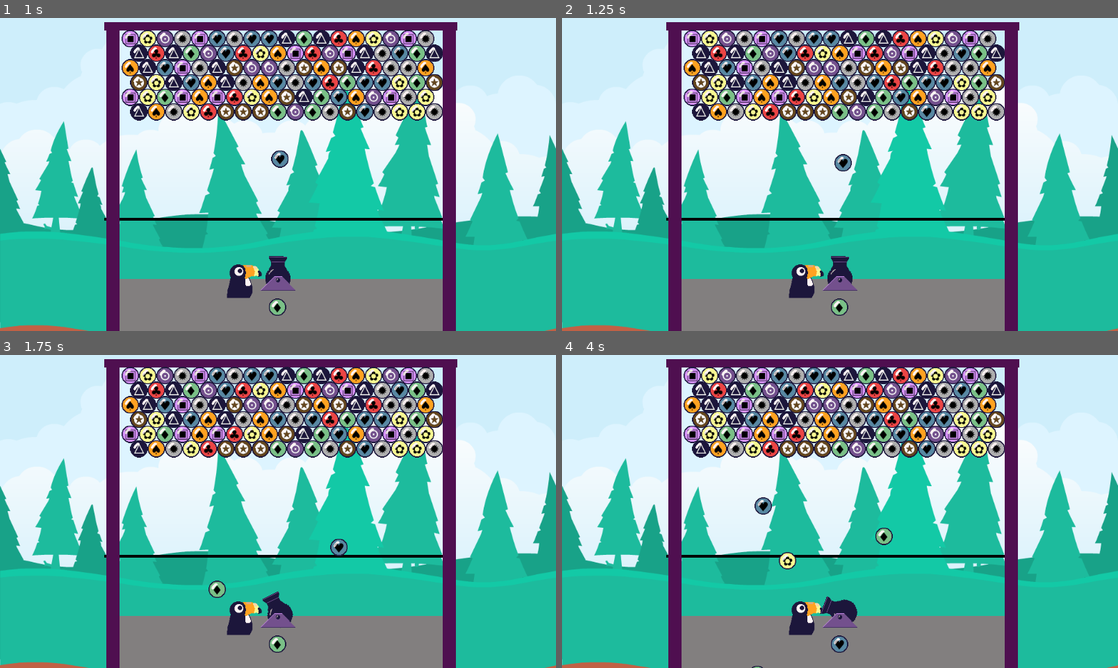
Above: before the commit, frames 1-4 (two rows, left to right).
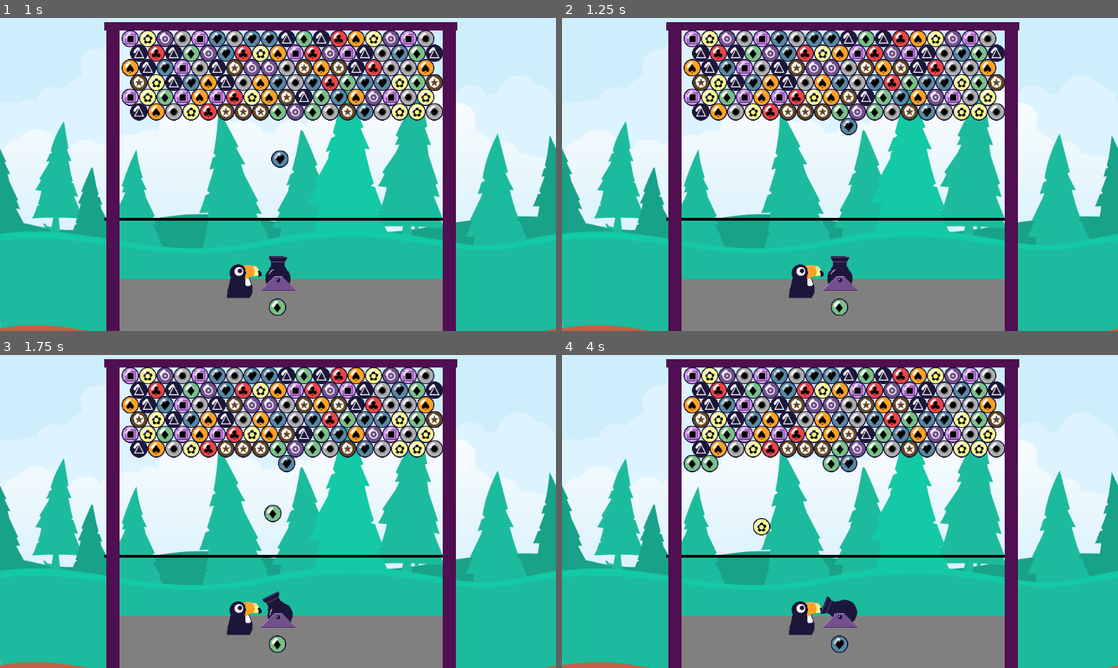
Above: after the commit, the same moments.

Repository: YannBurrett/ToucyBubble
Game: Godot game, scene res://Level/Level.tscn
Same seed, same stepped clock (60 frames per second), same inputs: the game is played once before the commit and once after it.
Inputs:
- Up to frame 1 (1 s): tap Enter at 0.5 s; hold E (Nudge_Right) from 0.53 s (still down); hold Space (Fire) from 0.53 s (still down)
- Up to frame 2 (1.25 s): keep holding E (Nudge_Right); keep holding Space (Fire)
- Up to frame 3 (1.75 s): release E (Nudge_Right) at 1.28 s; release Space (Fire) at 1.28 s; hold A (Left) from 1.28 s (still down); tap Space (Fire) at 1.35 s
- Up to frame 4 (4 s): release A (Left) at 2.03 s; hold Space (Fire) 2.03-2.78 s; hold E (Nudge_Right) 2.03-3.53 s; tap Space (Fire) at 2.85 s; hold A (Left) from 3.53 s (still down); hold Space (Fire) from 3.53 s (still down)

Frame 1 is identical in both runs. In frame 2, 0.3% of the frame differs, in the area x 49-54%, y 31-50%; in frame 3, 0.6%; in frame 4, 1.1%, in the area x 21-60%, y 31-100%.

Commit message:
12 From RigidBody to Tilemap Bubbles

Diff:
--- a/Bubbles/Bubble.gd
+++ b/Bubbles/Bubble.gd
@@ -1,8 +1,19 @@
 extends RigidBody2D
 
 var type = 0 setget change_colour
+
+signal bubble_stopped
 
 
 func change_colour(number:int):
 	type = number
 	$Sprite.frame = type
+
+
+func _on_Bubble_body_entered(body):
+	if body.collision_layer > 1:
+		lock_bubble()
+
+
+func lock_bubble():
+	emit_signal("bubble_stopped", position, self, type)
--- a/Bubbles/Bubble.tscn
+++ b/Bubbles/Bubble.tscn
@@ -8,7 +8,7 @@
 bounce = 1.0
 
 [sub_resource type="CircleShape2D" id=1]
-radius = 16.0
+radius = 8.0
 
 [node name="Bubble" type="RigidBody2D"]
 collision_layer = 4
@@ -27,3 +27,5 @@
 
 [node name="CollisionShape2D" type="CollisionShape2D" parent="."]
 shape = SubResource( 1 )
+
+[connection signal="body_entered" from="." to="." method="_on_Bubble_body_entered"]
--- a/Bubbles/BubbleSpawner.gd
+++ b/Bubbles/BubbleSpawner.gd
@@ -12,6 +12,7 @@
 	new_Bubble.global_position = location
 	add_child(new_Bubble)
 	new_Bubble.apply_central_impulse(-Vector2(0,1).rotated(angle) * SPEED)
+	new_Bubble.connect("bubble_stopped", get_parent(), "bubble_stopped")
 
 
 
--- a/Level/Level.gd
+++ b/Level/Level.gd
@@ -35,3 +35,9 @@
 	for bubble in number_of_bubble_types:
 		available_bubbles.append(bubble)
 	emit_signal("prepare_bubble", available_bubbles)
+
+
+func bubble_stopped(pos, bubble, type):
+	pos = $TileMap.world_to_map(pos)
+	$TileMap.set_cell(pos.x, pos.y, type)
+	bubble.queue_free()
